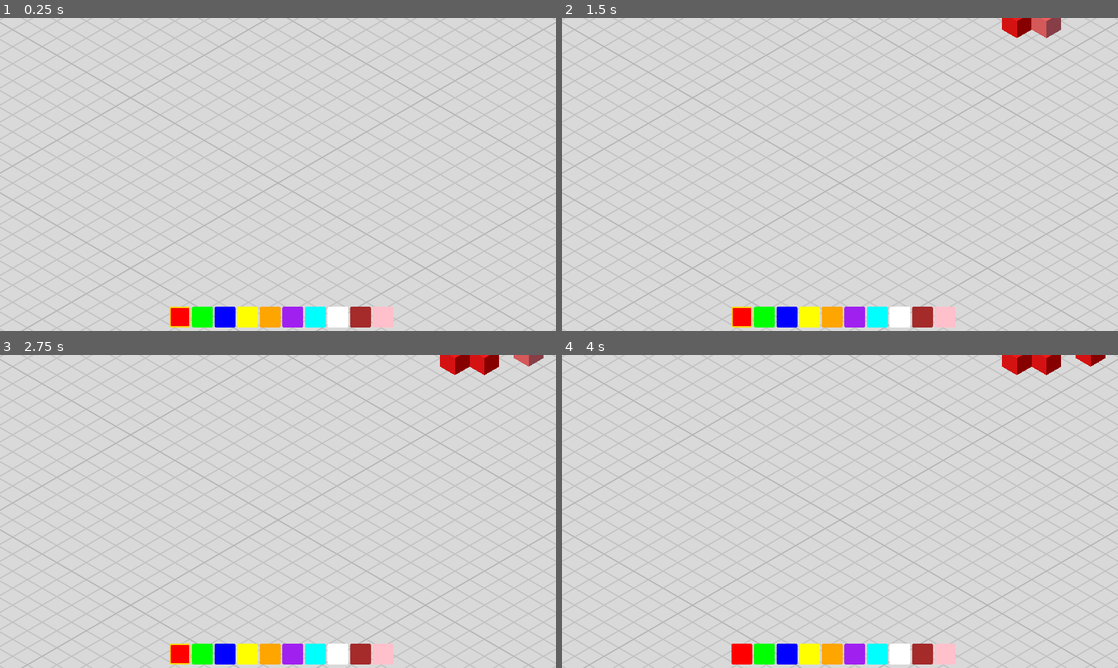
Above: before the commit, frames 1-4 (two rows, left to right).
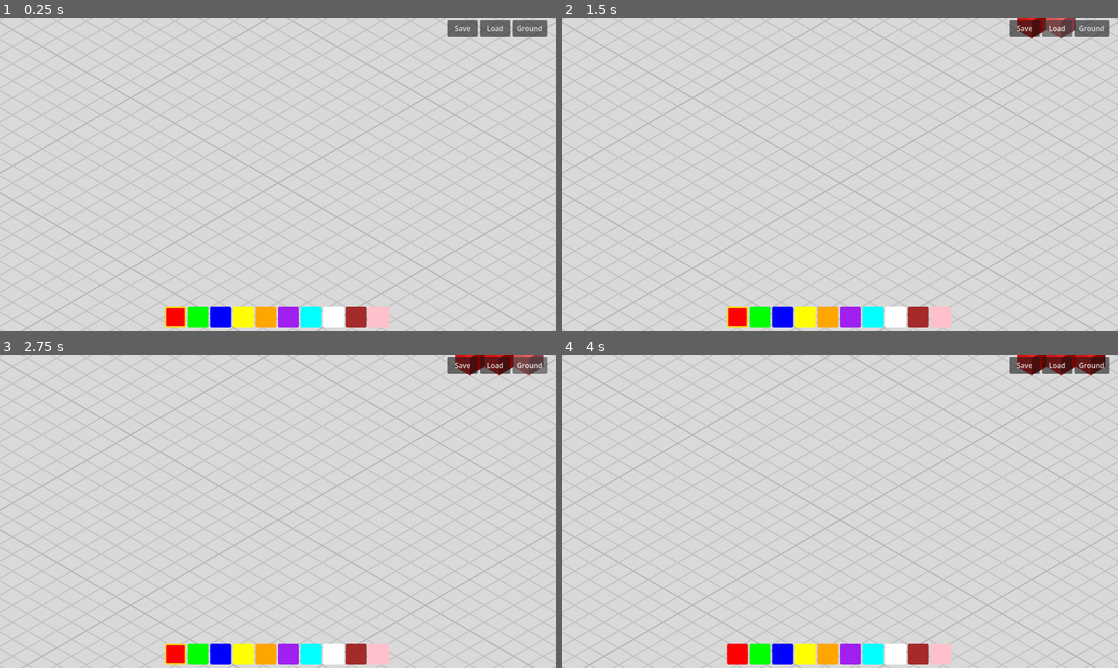
Above: after the commit, the same moments.

Repository: shbshc/building-game
Game: Godot game, scene res://scenes/main.tscn
Two runs of this game, one before a commit and one after it. Both use one fixed random seed, a clock stepped at 60 frames per second and the inputs below.
Inputs (mouse positions are in pixels of both pictures, inside the frame that each line leads up to):
- Up to frame 1 (0.25 s): no input
- Up to frame 2 (1.5 s): click (1023, 27) at 0.5 s, where only the run after the commit has a clickable "Save"; click (1056, 27) at 1.25 s, where only the run after the commit has a clickable "Load"
- Up to frame 3 (2.75 s): click (528, 364) at 2 s, where only the run after the commit has a clickable "Ground"
- Up to frame 4 (4 s): click (739, 655) at 2.75 s; click (762, 655) at 3.5 s

The runs differ from the first frame. In frame 1, 1.7% of the frame differs, in the area x 29-99%, y 0-99%; in frame 2, 1.8%; in frame 3, 1.9%; in frame 4, 1.9%.

Commit message:
fix: blocks centered in grid cells, buttons restored with proper layout, highlight aligned

Diff:
--- a/scenes/main.tscn
+++ b/scenes/main.tscn
@@ -56,31 +56,37 @@
 
 [node name="UI" type="CanvasLayer" parent="."]
 
-[node name="TopBar" type="HBoxContainer" parent="UI"]
-layout_mode = 0
-offset_left = -300.0
-offset_top = 4.0
-offset_right = -8.0
-offset_bottom = 44.0
-grow_horizontal = 2
+[node name="TopBar" type="Control" parent="UI"]
+layout_mode = 1
+anchors_preset = 1
+anchor_left = 1.0
+anchor_right = 1.0
+anchor_top = 0.0
+anchor_bottom = 0.0
+offset_left = -250.0
+offset_right = -10.0
+offset_top = 5.0
+offset_bottom = 45.0
 
-[node name="SaveButton" type="Button" parent="UI/TopBar"]
+[node name="SaveBtn" type="Button" parent="UI/TopBar"]
 layout_mode = 0
 text = "Save"
-offset_right = 80.0
-offset_bottom = 40.0
+offset_right = 70.0
+offset_bottom = 38.0
 
-[node name="LoadButton" type="Button" parent="UI/TopBar"]
+[node name="LoadBtn" type="Button" parent="UI/TopBar"]
 layout_mode = 0
 text = "Load"
-offset_right = 80.0
-offset_bottom = 40.0
+offset_left = 75.0
+offset_right = 145.0
+offset_bottom = 38.0
 
-[node name="GroundColorButton" type="Button" parent="UI/TopBar"]
+[node name="GroundBtn" type="Button" parent="UI/TopBar"]
 layout_mode = 0
 text = "Ground"
-offset_right = 80.0
-offset_bottom = 40.0
+offset_left = 150.0
+offset_right = 230.0
+offset_bottom = 38.0
 
 [node name="InventoryBar" type="Control" parent="UI"]
 layout_mode = 1
@@ -89,7 +95,7 @@
 anchor_top = 1.0
 anchor_right = 0.5
 anchor_bottom = 1.0
-offset_left = -250.0
+offset_left = -260.0
 offset_top = -56.0
-offset_right = 250.0
+offset_right = 260.0
 script = ExtResource("6_inventory")
--- a/scripts/block_manager.gd
+++ b/scripts/block_manager.gd
@@ -26,7 +26,7 @@
         return false
     var mesh := MeshInstance3D.new()
     mesh.mesh = BoxMesh.new()
-    mesh.position = Vector3(grid_pos)
+    mesh.position = Vector3(grid_pos) + Vector3(0.5, 0, 0.5)
     var mat := StandardMaterial3D.new()
     mat.albedo_color = selected_color
     mesh.material_override = mat
--- a/scripts/main.gd
+++ b/scripts/main.gd
@@ -22,9 +22,9 @@
     inventory_bar.slot_right_clicked.connect(_on_slot_right_clicked)
     color_picker_popup.color_confirmed.connect(_on_color_confirmed)
 
-    $UI/TopBar/SaveButton.pressed.connect(_on_save_pressed)
-    $UI/TopBar/LoadButton.pressed.connect(_on_load_pressed)
-    $UI/TopBar/GroundColorButton.pressed.connect(_on_ground_color_pressed)
+    $UI/TopBar/SaveBtn.pressed.connect(_on_save_pressed)
+    $UI/TopBar/LoadBtn.pressed.connect(_on_load_pressed)
+    $UI/TopBar/GroundBtn.pressed.connect(_on_ground_color_pressed)
 
     block_manager.selected_color = inventory_bar.get_selected_color()
 
--- a/scripts/raycast_handler.gd
+++ b/scripts/raycast_handler.gd
@@ -60,7 +60,8 @@
     if result and result.collider:
         var parent = result.collider.get_parent()
         if parent is MeshInstance3D:
-            var grid_pos = Vector3i(parent.position)
+            var pos = parent.position
+            var grid_pos = Vector3i(int(pos.x - 0.5), int(pos.y), int(pos.z - 0.5))
             block_manager.remove_block(grid_pos)
 
 func _raycast() -> Dictionary:
@@ -73,7 +74,7 @@
 
 func _world_to_grid(hit_pos: Vector3, hit_normal: Vector3) -> Vector3i:
     var place_pos = hit_pos + hit_normal * 0.5
-    return Vector3i(round(place_pos.x), round(place_pos.y), round(place_pos.z))
+    return Vector3i(floor(place_pos.x), round(place_pos.y), floor(place_pos.z))
 
 func _update_highlight():
     var result = _raycast()
@@ -81,7 +82,7 @@
         var grid_pos = _world_to_grid(result.position, result.normal)
         if grid_pos != null and block_manager.can_place_at(grid_pos):
             highlight.visible = true
-            highlight.position = Vector3(grid_pos)
+            highlight.position = Vector3(grid_pos) + Vector3(0.5, 0, 0.5)
         else:
             highlight.visible = false
     else:
